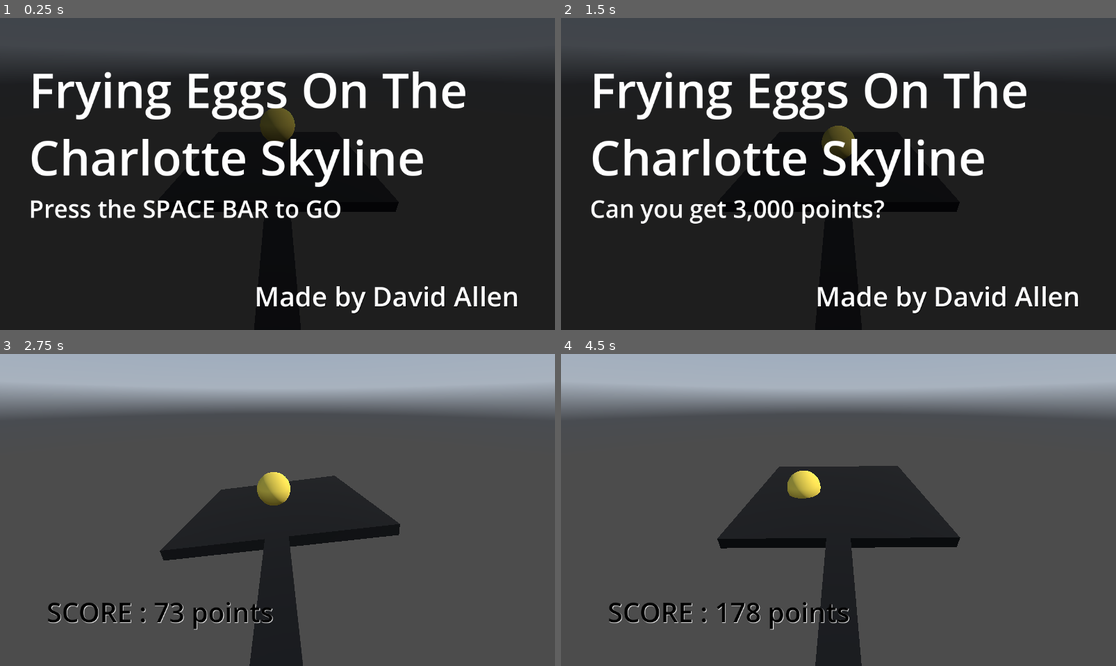
Above: before the commit, frames 1-4 (two rows, left to right).
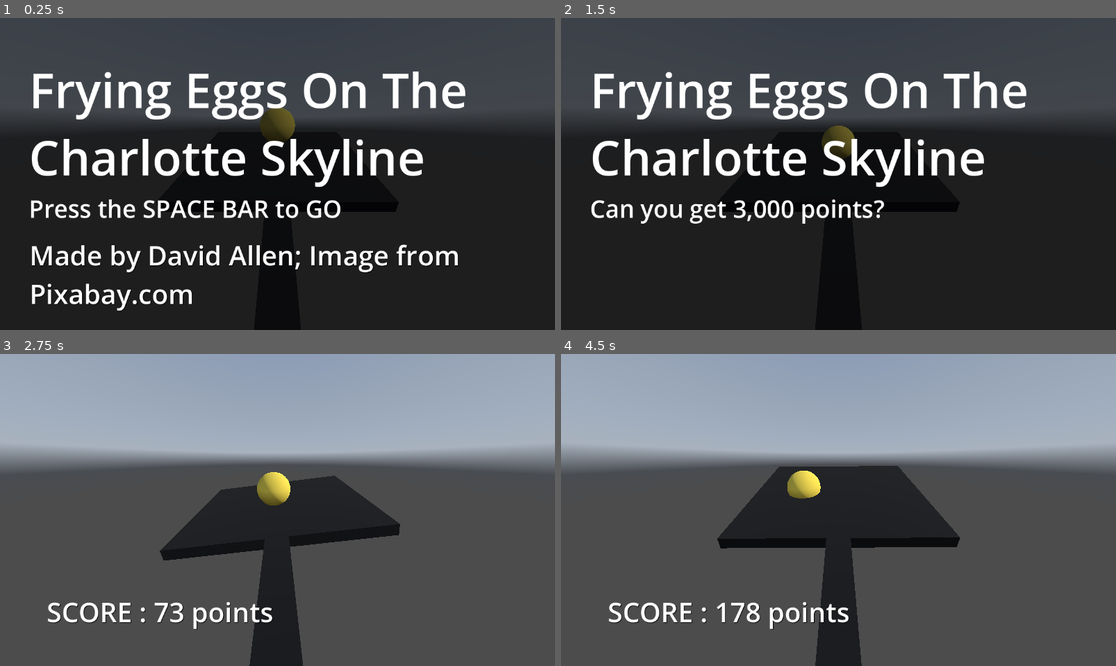
Above: after the commit, the same moments.

Repository: dallen72/Frying-Eggs-On-the-Charlotte-Skyline
Game: Godot game, scene res://node_3d.tscn
The game is run twice, just before and just after one commit, with the same random seed, the same clock (stepped at 60 frames per second) and the same inputs. A sky picture missing from this copy of the repository is replaced by a grey-blue gradient.
Inputs:
- Up to frame 1 (0.25 s): no input
- Up to frame 2 (1.5 s): tap Space at 0.5 s; tap Enter (ui_accept) at 0.6, 0.77, 1.07, 1.35 s
- Up to frame 3 (2.75 s): tap Enter (ui_accept) at 1.52, 1.82, 2.1 s
- Up to frame 4 (4.5 s): tap Enter (ui_accept) at 2.85, 3.02, 3.32, 3.6, 3.77, 4.07, 4.35 s

The runs differ from the first frame. In frame 1, 18% of the frame differs, in the area x 0-100%, y 16-95%; in frame 2, 15%; in frame 3, 24%; in frame 4, 24%, in the area x 0-100%, y 11-89%.

Commit message:
added credits text

Diff:
--- a/menu.gd
+++ b/menu.gd
@@ -14,6 +14,7 @@
 func updateInstructionsOnScreen(instruction_count):
 	instruction_count += 1
 	if (instruction_count == 1):
+		$creditsText.hide()
 		$Control/MarginContainer/VBoxContainer/mainInstruction.text = "Press the SPACE BAR to move the pan. Don't let the Egg Fall!"
 	if (instruction_count == 2):
 		$Control/MarginContainer/VBoxContainer/mainInstruction.text = "The longer you balance the ball, the more points you get..."
--- a/menu.tscn
+++ b/menu.tscn
@@ -65,8 +65,8 @@
 
 [node name="creditsText" type="Label" parent="."]
 anchors_preset = -1
-anchor_left = 0.175347
-anchor_top = 0.891975
+anchor_left = -0.230035
+anchor_top = 0.760802
 anchor_right = 0.742188
 anchor_bottom = 1.5787
 offset_left = 326.0
@@ -80,6 +80,6 @@
 theme_override_colors/font_color = Color(1, 1, 1, 1)
 theme_override_colors/font_shadow_color = Color(0, 0, 0, 1)
 theme_override_colors/font_outline_color = Color(0, 0, 0, 1)
-text = "Made by David Allen"
+text = "Made by David Allen; Image from Pixabay.com"
 autowrap_mode = 2
 metadata/_edit_use_anchors_ = true
--- a/node_3d.tscn
+++ b/node_3d.tscn
@@ -33,6 +33,7 @@
 [sub_resource type="Environment" id="Environment_u4cvn"]
 background_mode = 2
 sky = SubResource("Sky_jbhae")
+sky_custom_fov = 117.0
 sky_rotation = Vector3(0, 1.5708, 0)
 
 [sub_resource type="Theme" id="Theme_i80a4"]
@@ -105,8 +106,8 @@
 grow_vertical = 2
 size_flags_horizontal = 4
 theme = SubResource("Theme_i80a4")
-theme_override_colors/font_color = Color(0, 0, 0, 1)
-theme_override_colors/font_shadow_color = Color(1, 1, 1, 1)
+theme_override_colors/font_color = Color(1, 1, 1, 1)
+theme_override_colors/font_shadow_color = Color(0, 0, 0, 1)
 theme_override_colors/font_outline_color = Color(0, 0, 0, 1)
 text = "SCORE :          0   points"
 autowrap_mode = 2
